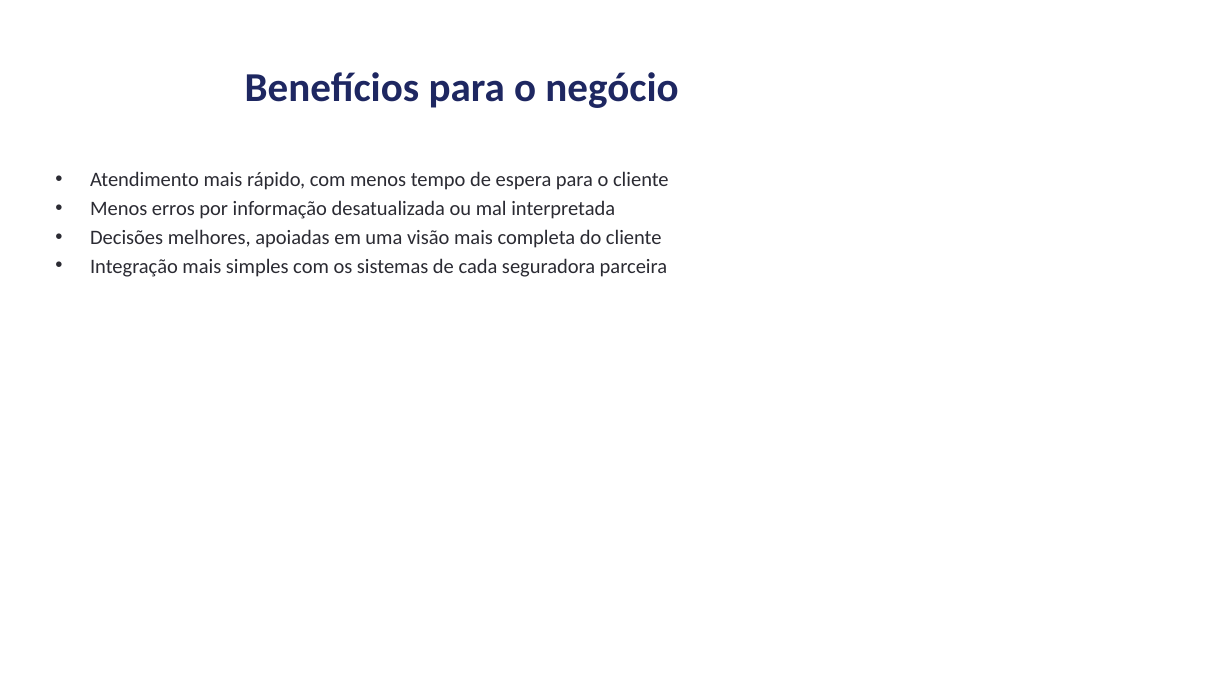
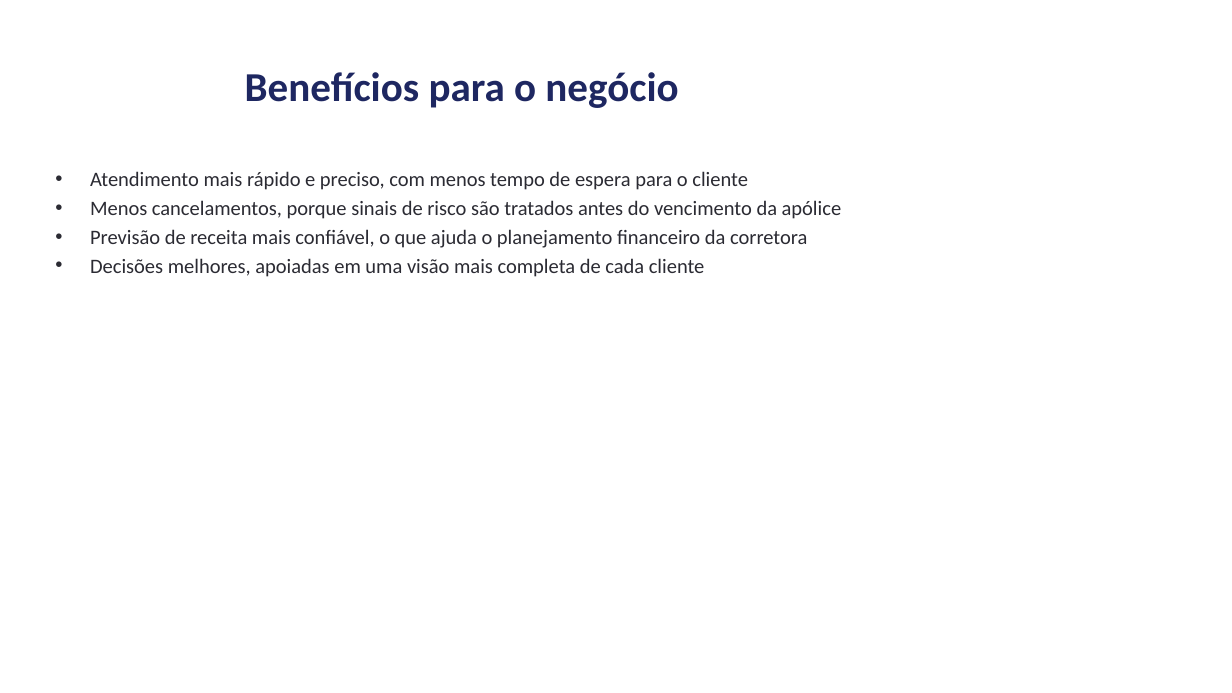
Before and after one commit to andrevberaldo/software-engineering, a slide deck: slide 47 of presentation/apresentacao.pptx (slide 42 before the commit). Drawn at 1232x693 pixels with LibreOffice and Linux fonts; fonts in the diff are those of the drawing. Boxes give left, top, right and bottom in pixels: in the first picture for what was removed or moved away, otherwise in the second. Text is boxed around its words. In the diff, an @@ line names an element or a change of style, - is before the commit and + after.

```diff
--- a/presentation/apresentacao.pptx
+++ b/presentation/apresentacao.pptx
@@ text at (x1=90, y1=171, x2=842, y2=277): text changed @@
-• Atendimento mais rápido, com menos tempo de espera para o cliente
-• Menos erros por informação desatualizada ou mal interpretada
-• Decisões melhores, apoiadas em uma visão mais completa do cliente
-• Integração mais simples com os sistemas de cada seguradora parceira
+• Atendimento mais rápido e preciso, com menos tempo de espera para o cliente
+• Menos cancelamentos, porque sinais de risco são tratados antes do vencimento da apólice
+• Previsão de receita mais confiável, o que ajuda o planejamento financeiro da corretora
+• Decisões melhores, apoiadas em uma visão mais completa de cada cliente
```
Also in this commit, not shown: 3 other slides changed, 4 slides added, 1 slide removed, 3 other files.
